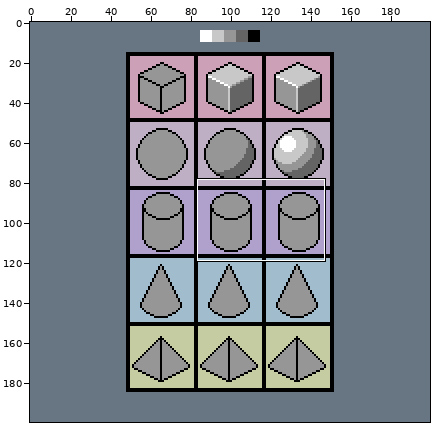
A pixel-art file gets an edit: pixel101/PixelArtMasterCourse03.aseprite. The first picture is a wide view before the edit; the outline marks the close-up.
Close-up. Earlier state:
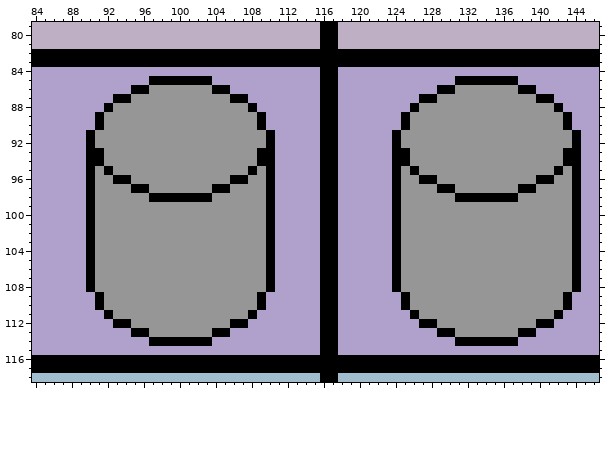
200x200 pixels, 1 frame. Shown: x 84..146, y 79..118.
Now the later version:
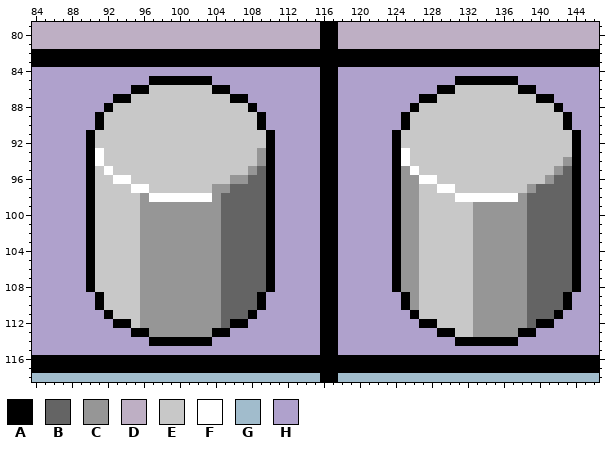
Palette (. is transparent): A #000000  B #646464  C #969696  D #beafc4  E #c8c8c8  F #ffffff  G #a1bccc  H #afa1cc
Commit message: add chade for a cylinder
From old to new:
Layer "Layer 0 Copy":
Colour C becomes colour B in row 95 at x 109 and 143; in row 96 at x 108 to 109 and 142 to 143; in row 97 at x 106 to 109 and 140 to 143; in rows 98 to 108 at x 105 to 109 and 139 to 143; in rows 109 to 110 at x 105 to 108 and 139 to 142; in row 111 at x 105 to 107 and 139 to 141.
Colour C becomes colour B in row 112 at x 105 and 139.
Colour A becomes colour C in row 93 at x 109; in row 94 at x 109 and 143; in row 95 at x 108 and 142; in row 96 at x 106 to 107 and 141; in row 97 at x 104 to 105 and 139.
Colour A becomes colour E in row 93 at x 143; in row 96 at x 140; in row 97 at x 138.
Colour C becomes colour E in row 86 at x 97 to 103 and 131 to 137; in row 87 at x 95 to 105 and 129 to 139; in row 88 at x 93 to 107 and 127 to 141; in rows 89 to 90 at x 92 to 108 and 126 to 142; in rows 91 to 92 at x 91 to 109 and 125 to 143; in rows 93 to 94 at x 92 to 108 and 126 to 142.
Colour C becomes colour E in row 95 at x 91, 93 to 107 and 127 to 141; in row 96 at x 91 to 92, 95 to 105 and 129 to 139; in row 97 at x 91 to 94, 97 to 103, 127 to 128 and 131 to 137; in row 98 at x 91 to 95 and 127 to 130; in rows 99 to 108 at x 91 to 95 and 127 to 132; in rows 109 to 110 at x 92 to 95 and 127 to 132.
Colour C becomes colour E in row 111 at x 93 to 95 and 127 to 132; in row 112 at x 95 and 129 to 132; in row 113 at x 131 to 132.
Colour A becomes colour F in rows 93 to 94 at x 91 and 125; in row 95 at x 92 and 126; in row 96 at x 93 to 94 and 127 to 128; in row 97 at x 95 to 96 and 129 to 130; in row 98 at x 97 to 103 and 131 to 137.
Boxes around the changes in both close-ups, in picture pixels (x1, y1, x2, y2):
changed: (95, 85, 266, 328)
changed: (401, 85, 572, 337)
